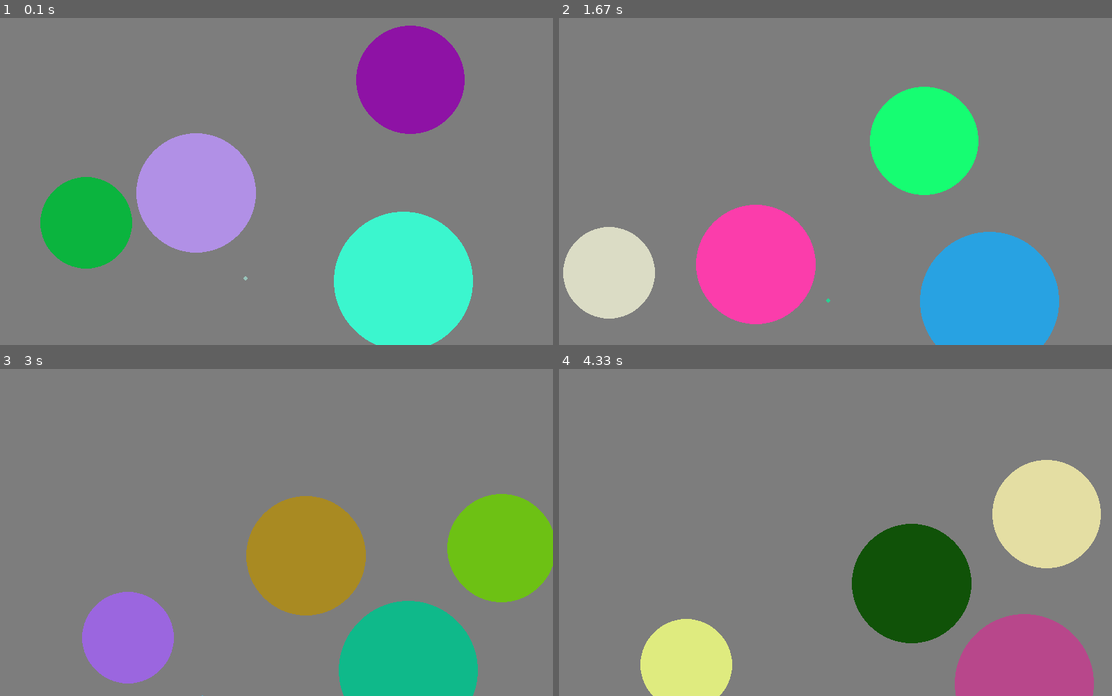
Above: before the commit, frames 1-4 (two rows, left to right).
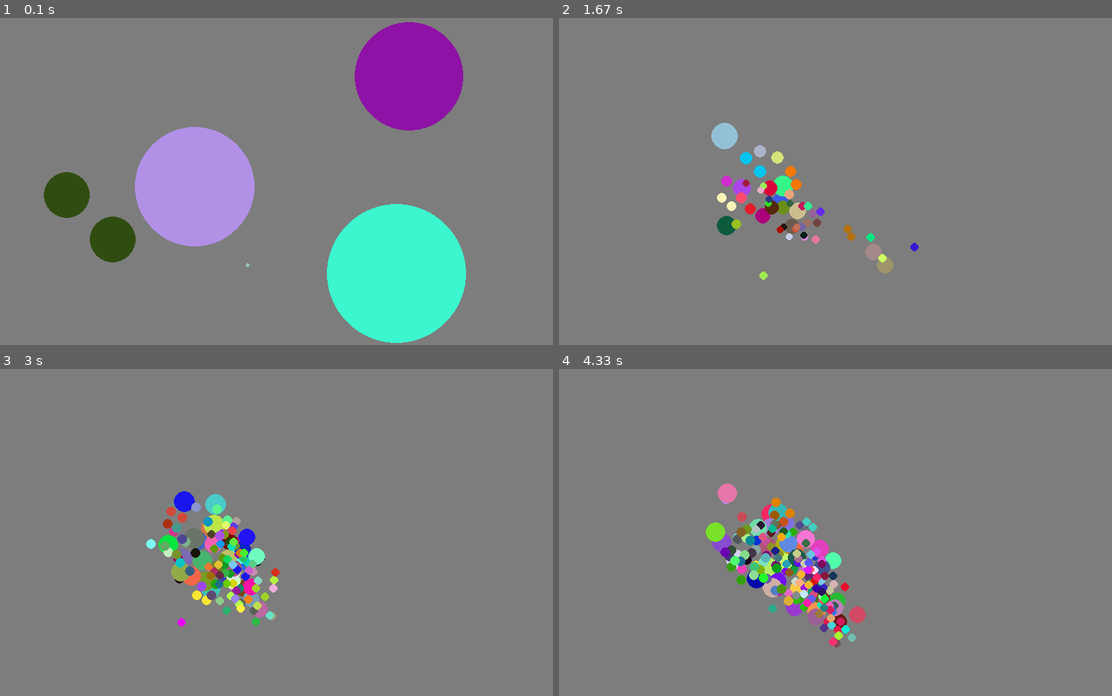
Above: after the commit, the same moments.

Repository: alanamwynn/Code
Game: pygame game, started from pygame_example.py
Two runs of this game, one before a commit and one after it. Both use one fixed random seed, a clock stepped at 60 frames per second and the inputs below.
Inputs:
- Up to frame 1 (0.1 s): no input
- Up to frame 2 (1.67 s): no input
- Up to frame 3 (3 s): no input
- Up to frame 4 (4.33 s): no input

The runs differ from the first frame. In frame 1, 6.8% of the frame differs, in the area x 7-86%, y 1-100%; in frame 2, 24%; in frame 3, 25%; in frame 4, 25%, in the area x 14-98%, y 27-100%.

Commit message:
ball amendment post collision

Diff:
--- /dev/null
+++ b/ball.py
@@ -0,0 +1,88 @@
+from random import random
+from random import randint
+import pygame
+import math
+from vector import Vector
+from constants import WIDTH, HEIGHT
+
+
+class Ball:
+    def __init__(self,position,radius,color):
+        self.color = color
+        self.position = position
+        self.radius = radius
+        self.velocity = Vector(random() * 2 * math.pi, random() * 4)
+        self.scream1 = pygame.mixer.Sound("alana-aaa.mp3")
+    #draws a circle within the confinements of the screen. attrs: color, coordinates, and a radius
+    def draw(self,screen):
+        pygame.draw.circle(screen, self.color, self.position.get_coords(), self.radius)
+
+    #updates the position based on the old position + velocity
+    def update(self):
+        #self.gravity()
+        self.position += self.velocity
+        self.bounce_off_wall()
+
+    #
+    def bounce_off_wall(self):
+        x,y = self.position.get_coords()
+        if x + self.radius >= WIDTH or x- self.radius <= 0:
+            self.velocity = self.velocity.reflect_over_y()
+        if y + self.radius >= HEIGHT or y - self.radius <=0:
+            self.velocity = self.velocity.reflect_over_x()
+        #Stop the balls from going out of bounds
+        #Using the Vector Class which is based on a direction and a magnitude
+        if x + self.radius >= WIDTH:
+            self.position = Vector.build_from_xy(WIDTH  - self.radius, y)
+        if x - self.radius <= 0:
+            self.position = Vector.build_from_xy(self.radius, y)
+        if y + self.radius >= HEIGHT:
+            self.position = Vector.build_from_xy(x, HEIGHT - self.radius)
+        if y - self.radius <= 0:
+            self.position = Vector.build_from_xy(x, self.radius)
+
+
+
+    #adds gravity to the velocity
+    def gravity(self):
+        #gravity is a vector. it points down
+        gravity = Vector(math.pi/2,1)
+        self.velocity += gravity
+
+    def distance_check(self,other):
+        delta_vector = other.position - self.position
+        return delta_vector.get_magnitude()
+
+    #Creates gravity to attract the balls to each other
+    def ball_attraction(self,other):
+        delta_vector = other.position - self.position
+        delta_vector.magnitude = 1
+        self.velocity += delta_vector.scale(0.1)
+
+    #Checks if the distance between the two balls is equal to their combined radiuses to determine collision
+    def collision_check(self,other):
+        return self.distance_check(other) <= self.radius + other.radius
+    def angle_check(self,other):
+        delta_vector = other.position - self.position
+        return delta_vector.get_direction()
+    def angle_of_velocity(self):
+        return self.velocity.get_direction()
+    def bounce_off(bawl,other_bawl):
+        normal_angle = bawl.angle_check(other_bawl) + math.pi/2
+        angle_of_velocity = bawl.angle_of_velocity()
+        angle_of_incidence = angle_of_velocity - normal_angle
+        new_velocity_angle = normal_angle - angle_of_incidence
+        new_velocity = Vector(new_velocity_angle,bawl.velocity.get_magnitude())
+        bawl.velocity = new_velocity
+        overlap = bawl.distance_check(other_bawl) - (bawl.radius + other_bawl.radius)
+        if overlap < 0:
+            normal = other_bawl.position - bawl.position
+            normal.magnitude = 1
+
+            push_distance = overlap * 0.5
+            bawl.position += normal.scale(push_distance)
+    def split(self):
+        new_ball = Ball(self.position + self.radius/2, self.radius/2, self.color)
+        new_ball2 = Ball(self.position - self.radius/2, self.radius/2, self.color)
+        new_ball2.velocity = new_ball.velocity.scale(-1)
+        return new_ball, new_ball2
--- /dev/null
+++ b/constants.py
@@ -0,0 +1,2 @@
+WIDTH = 800
+HEIGHT = 600
--- a/pygame_example.py
+++ b/pygame_example.py
@@ -2,8 +2,9 @@
 from pygame.time import Clock
 import math
 from random import randint,random
+from ball import Ball
+from vector import Vector
 
-from vector import Vector
 
 def hex_to_rgb(hex_string):
     first = hex_string[:2]
@@ -20,6 +21,16 @@
 def make_vector(angle, distance):
     return distance * math.cos(angle), distance * math.sin(angle)
 
+# Makes a random color using fixed rgb values if provided, otherwise random
+def random_color(red=None, green=None, blue=None):
+    if red is None:
+        red = randint(0, 255)
+    if green is None:
+        green = randint(0, 255)
+    if blue is None:
+        blue = randint(0, 255)
+    return (red, green, blue)
+
 # Initialize Pygame
 pygame.init()
 clock = Clock()
@@ -33,57 +44,6 @@
 
 # Window title
 pygame.display.set_caption("Mistress Ada's Perfect Circle")
-
-
-#make a ball Class constructor, attrs
-class Ball:
-    def __init__(self,position,radius,color):
-        self.color = color
-        self.position = position
-        self.radius = radius
-        self.velocity = Vector(random() * circle_size, random() * 4)
-        self.scream1 = pygame.mixer.Sound("alana-aaa.mp3")
-    #draws a circle within the confinements of the screen. attrs: color, coordinates, and a radius
-    def draw(self):
-        pygame.draw.circle(screen, self.color, self.position.get_coords(), self.radius)
-
-    #updates the position based on the old position + velocity
-    def update(self):
-        self.gravity()
-        self.position += self.velocity
-        self.bounce_off_wall()
-
-    def bounce_off_wall(self):
-        x,y = self.position.get_coords()
-        if x + self.radius >= width or x- self.radius <= 0:
-            self.velocity = self.velocity.reflect_over_y()
-        if y + self.radius >= height or y - self.radius <=0:
-            self.velocity = self.velocity.reflect_over_x()
-
-    def gravity(self):
-        #gravity is a vector. it points down
-        gravity = Vector(math.pi/2,1)
-        self.velocity += gravity
-
-    def distance_check(self,other):
-        delta_vector = other.position - self.position
-        return delta_vector.get_magnitude()
-
-    #Checks if the distance between the two balls is equal to their combined radiuses to determine collision
-    def collision_check(self,other):
-        return self.distance_check(other) <= self.radius + other.radius
-    def angle_check(self,other):
-        delta_vector = other.position - self.position
-        return delta_vector.get_direction()
-    def angle_of_velocity(self):
-        return self.velocity.get_direction()
-    def bounce_off(bawl,other_bawl):
-        normal_angle = bawl.angle_check(other_bawl) + math.pi/2
-        angle_of_velocity = bawl.angle_of_velocity()
-        angle_of_incidence = angle_of_velocity - normal_angle
-        new_velocity_angle = normal_angle - angle_of_incidence
-        new_velocity = Vector(new_velocity_angle,bawl.velocity.get_magnitude())
-        bawl.velocity = new_velocity
 
 
 max_radius = 100
@@ -106,13 +66,17 @@
     screen.fill((125, 125, 125))
 
     #Does this update the ball's position?
+    balls_to_add = []
+    balls_to_remove = []
     for bawl_i in range(len(bawls)):
         bawl = bawls[bawl_i]
         bawl.update()
-        bawl.draw()
-        #can I use angle_check below instead?
+        bawl.draw(screen)
+
         for other_bawl_i in range(bawl_i + 1, len(bawls)):
             other_bawl = bawls[other_bawl_i]
+            bawl.ball_attraction(other_bawl)
+            other_bawl.ball_attraction(bawl)
 
             #if the balls collide, they change colors, yell, and bounce
             if bawl.collision_check(other_bawl):
@@ -122,15 +86,36 @@
                 other_bawl.scream1.play()
                 bawl.bounce_off(other_bawl)
                 other_bawl.bounce_off(bawl)
+                #Break two balls into 4 smaller balls half the size if they collide
+                #The original balls are removed from the list and the new balls are added to the list
+                if bawl.radius >= 10:
+                    new_ball, new_ball2 = bawl.split()
+                    balls_to_add.append(new_ball)
+                    balls_to_add.append(new_ball2)
+                    balls_to_remove.append(bawl)
+                    break
+                if other_bawl.radius >= 10:
+                    new_ball, new_ball2 = other_bawl.split()
+                    balls_to_add.append(new_ball)
+                    balls_to_add.append(new_ball2)
+                    balls_to_remove.append(other_bawl)
+                    break
+                #if they're small enough they combine
+                if bawl.radius <= 10 and other_bawl.radius <= 10:
+                    bawl.radius += other_bawl.radius
+                    balls_to_remove.append(other_bawl)
+                    break
+                #make gravity proportional to the size of the ball
 
-                overlap = bawl.distance_check(other_bawl) - (bawl.radius + other_bawl.radius)
-                if overlap < 0:
-                    normal = other_bawl.position - bawl.position
-                    normal.magnitude = 1
+    # #After the while loop, new balls that are a result of collision are added to the list of balls to add
+    # #their original balls are added to balls to remove
+    for ball in balls_to_add:
+        bawls.append(ball)
+    for ball in balls_to_remove:
+        if ball in bawls:
+            bawls.remove(ball)
+    print(len(bawls))
 
-                    push_distance = overlap * 0.5
-                    bawl.position += normal.scale(push_distance)
-                    other_bawl.position -= normal.scale(push_distance)
 
 
 
@@ -145,7 +130,6 @@
 #More Ideas for this Pygame:
 
     # bouncing off eachother that mimics irl physics
-    # gravity attracting to each other
     # repulsion
     # spring-like (Parabolic force curve)
     # sudden elimination or combination by contact (agario)
--- a/vector.py
+++ b/vector.py
@@ -28,11 +28,14 @@
             new_y = self_y + other_y
             new_x = self_x + other_x
         else: # adding a scalar
-            new_y = self.y + other
-            new_x = self.x + other
+            new_y = self_y + other
+            new_x = self_x + other
         return Vector.build_from_xy(new_x, new_y)
     def __sub__(self, other):
-        return self + (other.scale(-1))
+        if type(other) == Vector:
+            return self + (other.scale(-1))
+        else:
+            return self + (-other)
     # Scalar below
     def scale(self,other):
         return Vector(self.direction,self.magnitude * other)
